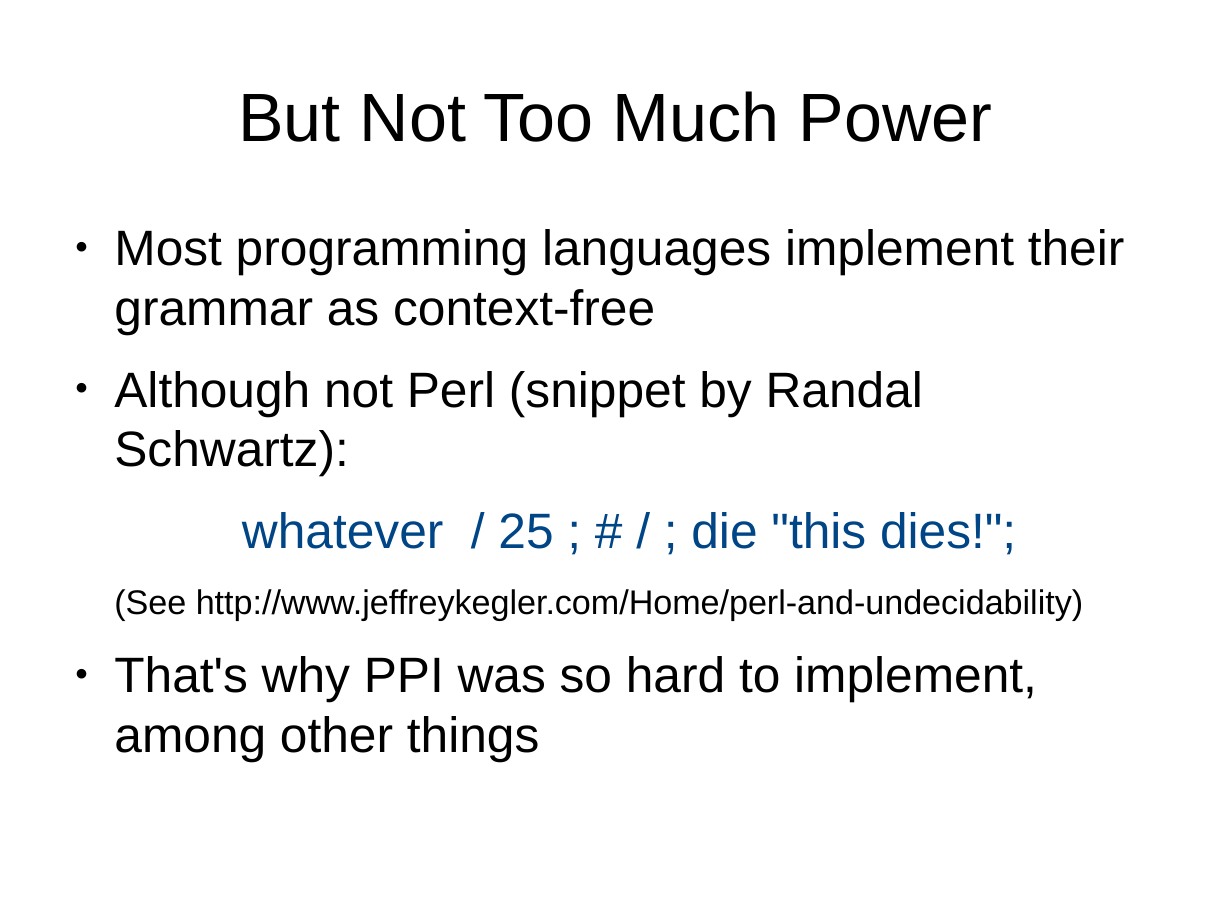
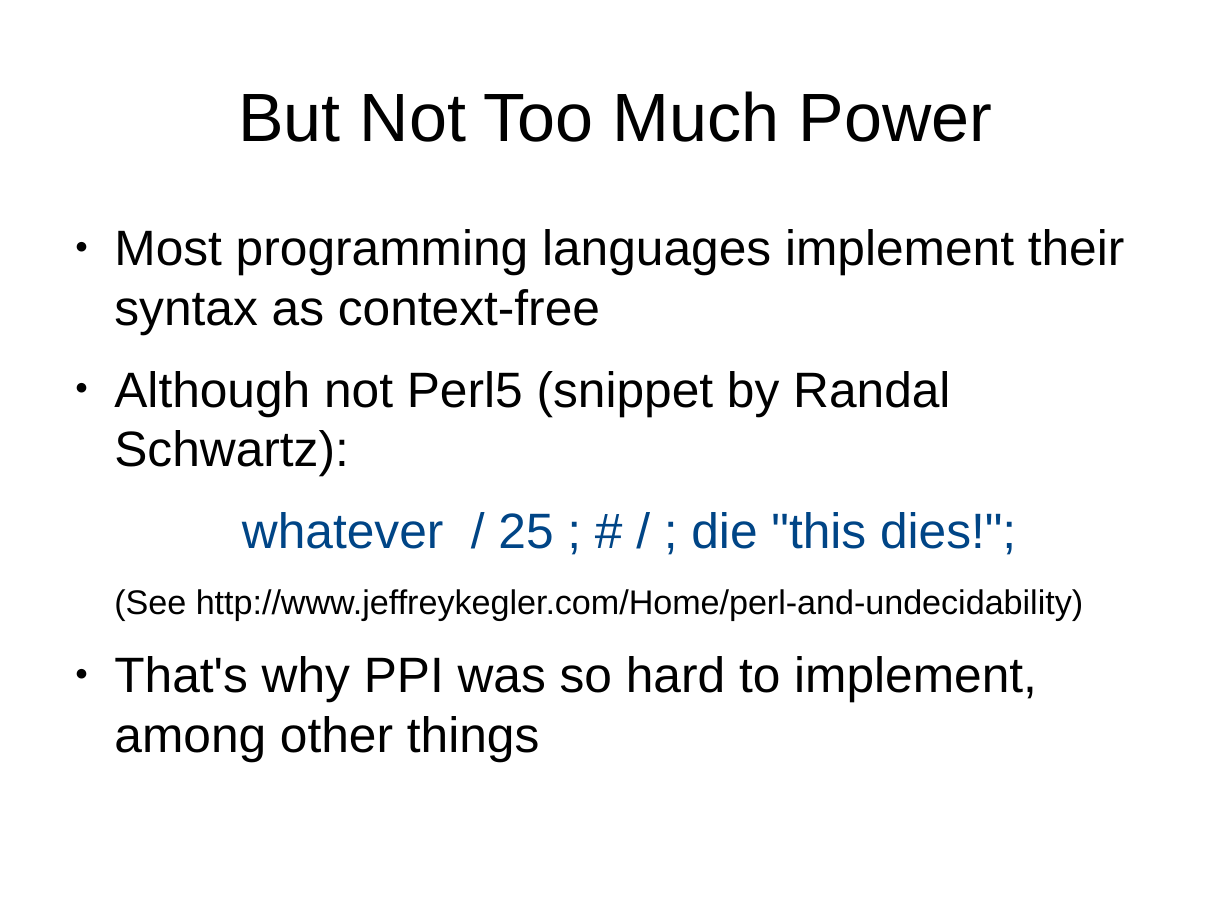
Before and after one commit to frezik/parsing-talk, a slide deck: slide 10 of presentation/parsing_talk.odp. Drawn at 1232x924 pixels with LibreOffice and Linux fonts; fonts in the diff are those of the drawing. Boxes give left, top, right and bottom in pixels: in the first picture for what was removed or moved away, otherwise in the second. Text is boxed around its words. In the diff, an @@ line names an element or a change of style, - is before the commit and + after.

```diff
--- a/presentation/parsing_talk.odp
+++ b/presentation/parsing_talk.odp
@@ text at (114, 229, 1125, 476): text changed @@
-● Most programming languages implement their grammar as context-free
-● Although not Perl (snippet by Randal Schwartz):
+● Most programming languages implement their syntax as context-free
+● Although not Perl5 (snippet by Randal Schwartz):
```
Also in this commit, not shown: 6 other slides changed, 2 other files.
